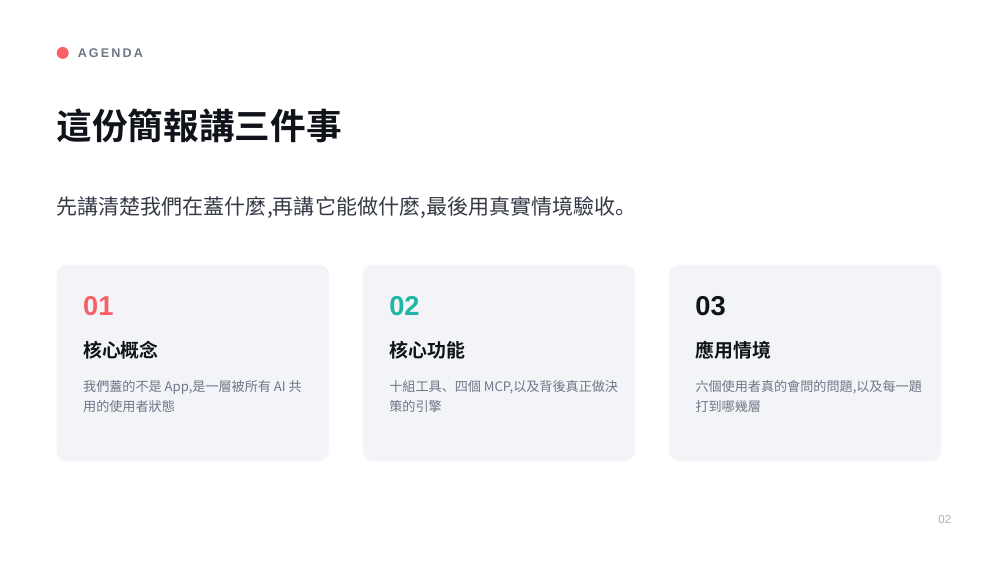
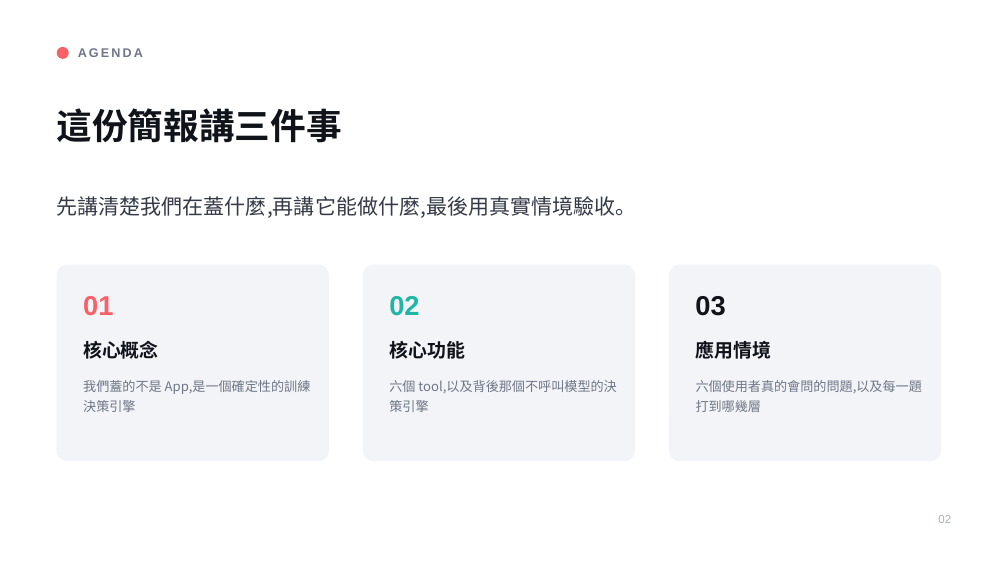
Before and after one commit to henryyeh182/evidra, a slide deck: slide 2 of docs/Fitness-MCP-Product-Vision.pptx. Drawn at 1008x567 pixels with LibreOffice and Linux fonts; fonts in the diff are those of the drawing. Boxes give left, top, right and bottom in pixels: in the first picture for what was removed or moved away, otherwise in the second. Text is boxed around its words. In the diff, an @@ line names an element or a change of style, - is before the commit and + after.

```diff
--- a/docs/Fitness-MCP-Product-Vision.pptx
+++ b/docs/Fitness-MCP-Product-Vision.pptx
@@ text at [83, 380, 311, 412]: text changed @@
-我們蓋的不是 App,是一層被所有 AI 共用的使用者狀態
+我們蓋的不是 App,是一個確定性的訓練決策引擎
@@ text at [389, 380, 616, 412]: text changed @@
-十組工具、四個 MCP,以及背後真正做決策的引擎
+六個 tool,以及背後那個不呼叫模型的決策引擎
```
Also in this commit, not shown: 22 other slides changed, 6 slides added, 3 slides removed.
